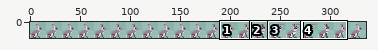
File history of a sprite sheet, assets/rabbit_idle.png. Above: a wide view before the commit, with the close-up outlined.
Close-up. Before the commit:
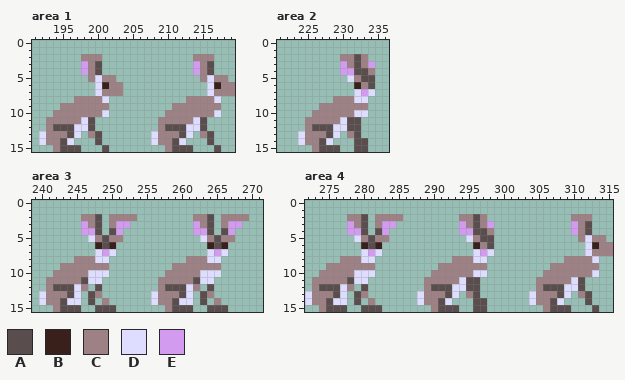
The file is 336x16 pixels. Shown: area 1: x 191..219, y 0..15; area 2: x 221..236, y 0..15; area 3: x 239..271, y 0..15; area 4: x 272..315, y 0..15. The commit also changed other parts of the picture, which this record leaves out.
Palette (. is transparent): A #594d4d  B #39201b  C #9d8184  D #deddff  E #d39bef
Pixels before, area 1, first column x 192:
 2 ......CCC.............CCC...
 3 ......ECA.............ECA...
 4 ......ECA.............ECA...
 5 .......CDCC............CDCC.
 6 ........DBCC............DBCC
 7 ........DCCC............DCCC
 8 .....CCCCD...........CCCCD..
 9 ...CCCCCCC.........CCCCCCC..
10 ..CCCCCCCD........CCCCCCCD..
11 .CCCCCDA.........CCCCCDA....
12 .CAAADDA.........CAAADDA....
13 DCCCAD.CA.......DCCCAD.CA...
14 DCCAD...A.......DCCAD...A...
15 ..CAAA...A........CAAA...A..
Pixels before, area 2, first column x 224:
 2 ......CCAC.
 3 ......ECACE
 4 ......EEAAC
 5 .......DCAA
 6 ........BCA
 7 ........DED
 8 .....CCCDD.
 9 ...CCCCCCC.
10 ..CCCCCCDD.
11 .CCCCCDAA..
12 .CAAADDAA..
13 DCCCAD.CA..
14 DCCAD...AA.
15 ..CAAA..AA.
Pixels before, area 3, first column x 240:
 2 ......CCA.CCCC........CCA.CCCC
 3 ......ECA.CEE.........ECA.CEE.
 4 ......EEA.AE..........EEA.AE..
 5 .......DCACC...........DCACC..
 6 ........BAB.............BAB...
 7 ........DED.............DED...
 8 .....CCCDD...........CCCDD....
 9 ...CCCCCCC.........CCCCCCC....
10 ..CCCCCDDD........CCCCCDDD....
11 .CCCCCADD........CCCCCADD.....
12 .CAAADC.A........CAAADC.A.....
13 DCCCAD.AC.......DCCCAD.AC.....
14 DCCADD.A.C......DCCADD.A.C....
15 ..CAAA..AAA.......CAAA..AAA...
Pixels before, area 4, first column x 272:
 2 ......CCA.CCCC........CCAC............CCC...
 3 ......ECA.CEE.........ECACE...........ECA...
 4 ......EEA.AE..........EEAAC...........ECA...
 5 .......DCACC...........DCAA............CDCC.
 6 ........BAB.............BCA.............DBCC
 7 ........DED.............DED.............DCCC
 8 .....CCCDD...........CCCDD...........CCCCD..
 9 ...CCCCCCC.........CCCCCCC.........CCCCCCC..
10 ..CCCCCDDD........CCCCCCDD........CCCCCCCD..
11 .CCCCCADD........CCCCCDAA........CCCCCDA....
12 .CAAADC.A........CAAADDAA........CAAADDA....
13 DCCCAD.AC.......DCCCAD.CA.......DCCCAD.CA...
14 DCCADD.A.C......DCCAD...AA......DCCAD...A...
15 ..CAAA..AAA.......CAAA..AA........CAAA...A..
And afterwards:
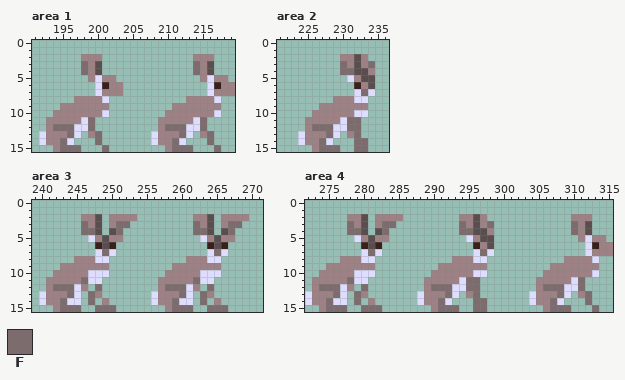
Colours new in this view: F #7d6c6d
From old to new:
Changed rows in their new state; - is an unchanged pixel.
Area 1:
first column x 198:
 3 F---------------F
 4 F---------------F
first column x 194:
11 -----F---------------F--
12 FFF--F----------FFF--F--
13 --F---F-----------F---F-
14 -F----F----------F----F-
15 -FFF---F---------FFF---F
Area 2:
first column x 230:
 3 F---F
 4 FF---
 7 ---F-
first column x 226:
11 -----FF-
12 FFF--FF-
13 --F---F-
14 -F----FF
15 -FFF--FF
Area 3:
first column x 246:
 3 F----FF---------F----FF
 4 FF---F----------FF---F-
 7 ---F---------------F---
first column x 242:
11 ----F---------------F----
12 FFF---F---------FFF---F--
13 --F--F------------F--F---
14 -F---F-----------F---F---
15 -FFF--FFF--------FFF--FFF
Area 4:
first column x 278:
 3 F----FF---------F---F-----------F
 4 FF---F----------FF--------------F
 7 ---F---------------F-------------
first column x 274:
11 ----F----------------FF--------------F--
12 FFF---F---------FFF--FF---------FFF--F--
13 --F--F------------F---F-----------F---F-
14 -F---F-----------F----FF---------F----F-
15 -FFF--FFF--------FFF--FF---------FFF---F
